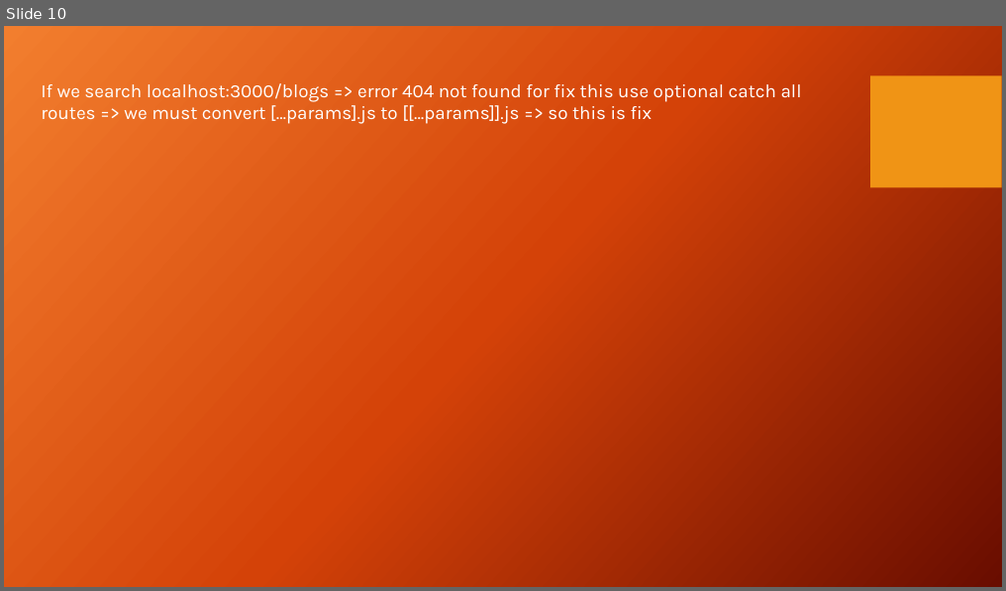
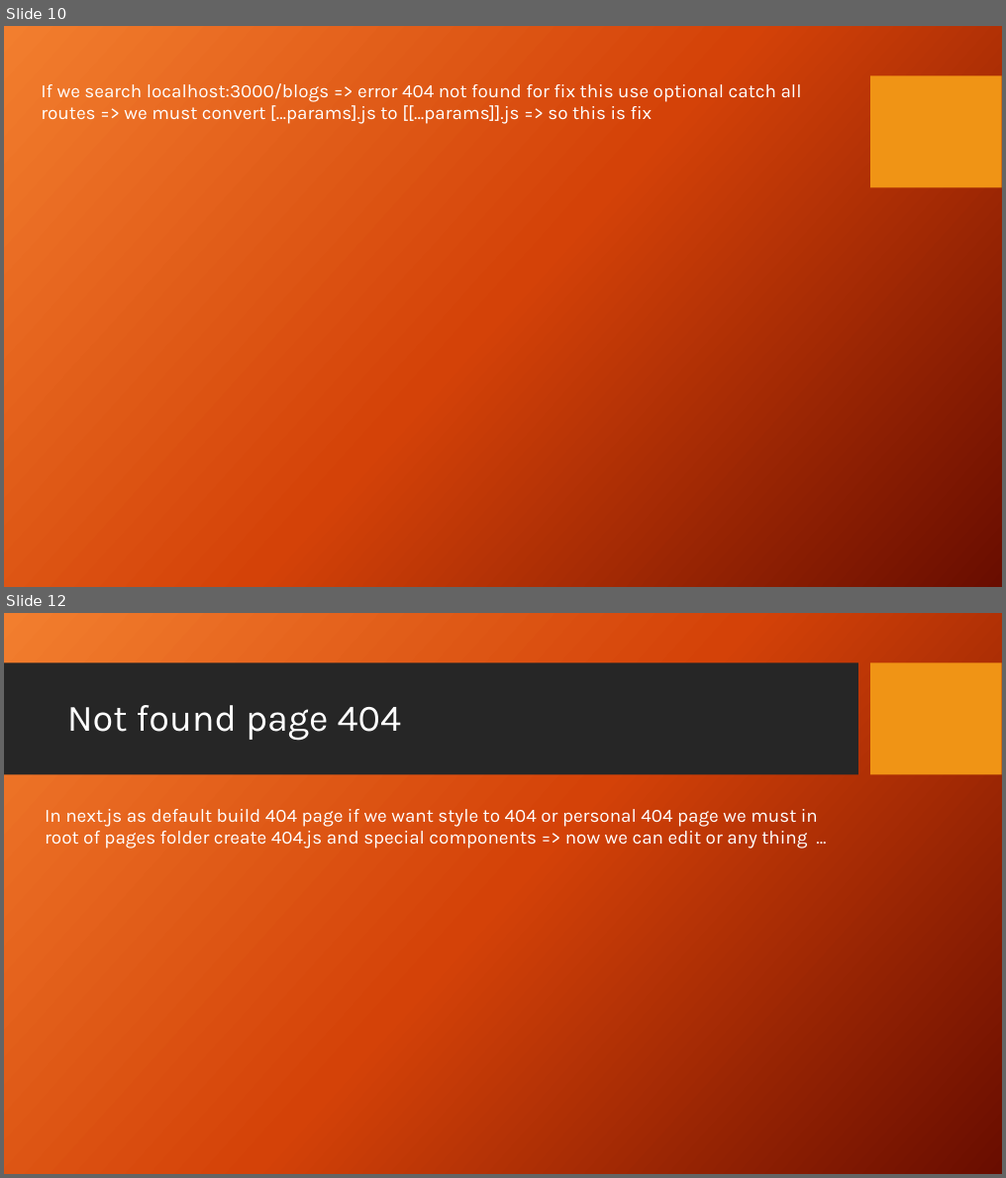
Before and after one commit to Matin-Sangabi/course, a slide deck: NEXT.pptx. Shown one above the other, each under a label of ours: slide 10 before the commit, slides 10 and 12 after it; the slides between them are not shown. The pictures are 1006x591 and 1006x1178 pixels, drawn with LibreOffice and Linux fonts; fonts in the diff are those of the drawing; background and template pictures are left out. Boxes give left, top, right and bottom in pixels: in the first picture for what was removed or moved away, otherwise in the second. Text is boxed around its words. In the diff, an @@ line names an element or a change of style, - is before the commit and + after.

```diff
--- a/NEXT.pptx
+++ b/NEXT.pptx
@@ slide 12 added at [4, 613, 1002, 1174], background picture (left out); not listed: 1 template element that a slide beside it also shows @@
@@ rectangle added at [4, 663, 858, 775], fill #262626 @@
@@ title added at [67, 705, 402, 740], 36 pt, text #FFFFFF @@
+Not found page 404
@@ text added at [45, 809, 818, 849], 18 pt, text #FFFFFF @@
+In next.js as default build 404 page if we want style to 404 or personal 404 page we must in root of pages folder create 404.js and special components => now we can edit or any thing …
```
Also in this commit, not shown: 1 slide changed, 5 other slides added, 2 other files.
